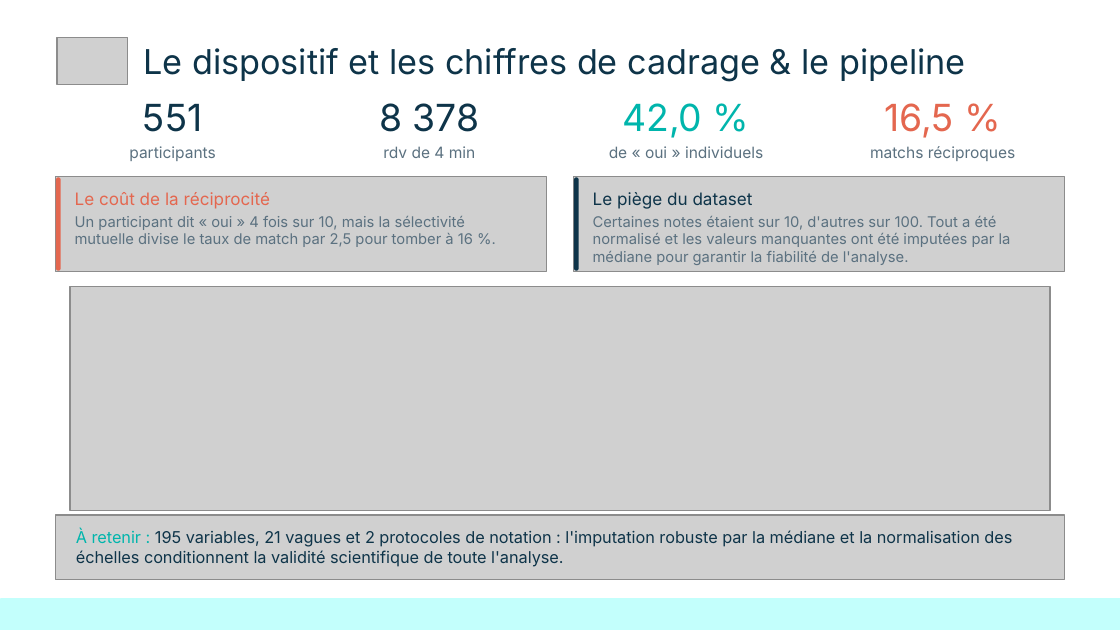
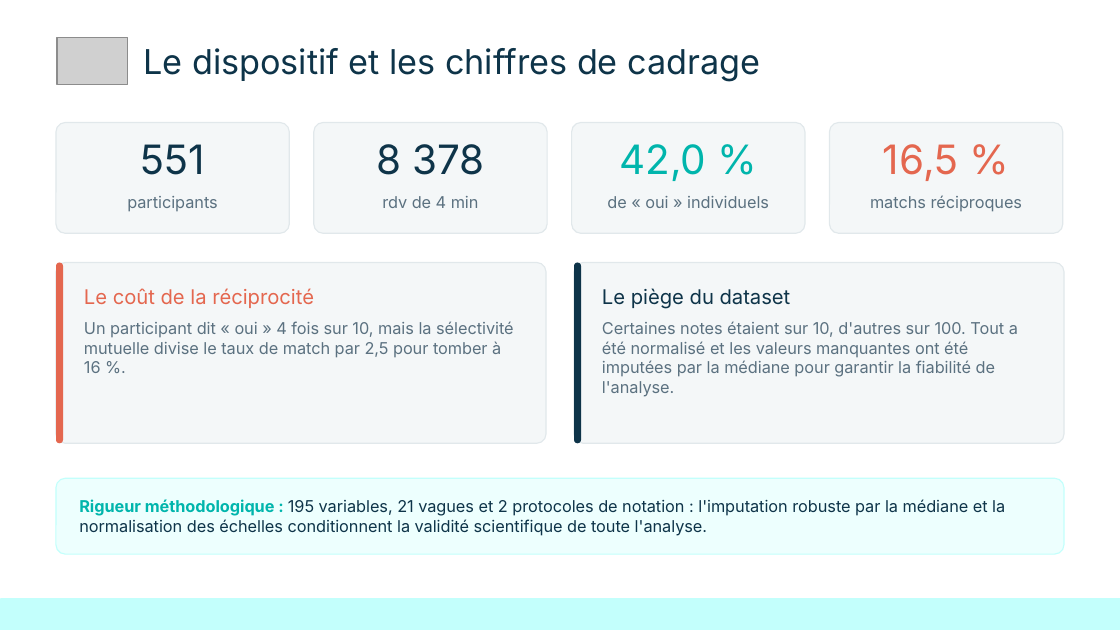
Before and after one commit to Elkristobal59/CERTIFICATION_CDSD, a slide deck: slide 2 of Bloc_2_Analyse_Exploratoire/Tinder/Tinder_presentation.pptx. Drawn at 1120x630 pixels with LibreOffice and Linux fonts; fonts in the diff are those of the drawing; grey boxes stand for pictures. Boxes give left, top, right and bottom in pixels: in the first picture for what was removed or moved away, otherwise in the second. Text is boxed around its words. In the diff, an @@ line names an element or a change of style, - is before the commit and + after.

```diff
--- a/Bloc_2_Analyse_Exploratoire/Tinder/Tinder_presentation.pptx
+++ b/Bloc_2_Analyse_Exploratoire/Tinder/Tinder_presentation.pptx
@@ text at (143,48,760,81): text changed @@
-Le dispositif et les chiffres de cadrage & le pipeline
+Le dispositif et les chiffres de cadrage
@@ rounded rectangle added at (56,122,289,233), fill #F4F7F8, outline #E1E8EB 0.75 pt @@
@@ rounded rectangle added at (314,122,547,233), fill #F4F7F8, outline #E1E8EB 0.75 pt @@
@@ 3 texts: place and size @@
-3 texts at (143,103,702,138)
+3 texts at (140,144,706,181)
@@ rounded rectangle added at (571,122,804,233), fill #F4F7F8, outline #E1E8EB 0.75 pt @@
@@ size 24.1 to 26 pt in 4 elements at (140,144,204,175), (376,144,484,175), (619,144,706,181), (883,144,958,181) @@
@@ text "16,5 %": place and size @@
-text "16,5 %" at (884,103,953,138)
+text "16,5 %" at (883,144,958,181)
@@ rounded rectangle added at (830,122,1063,233), fill #F4F7F8, outline #E1E8EB 0.75 pt @@
@@ picture removed at (55,177,547,271) @@
@@ rounded rectangle removed at (56,177,60,270) @@
@@ picture removed at (573,177,1065,271) @@
@@ text "participants": place and size @@
-text "participants" at (129,146,215,161)
+text "participants" at (127,196,217,212)
@@ text "rdv de 4 min": place and size @@
-text "rdv de 4 min" at (383,146,476,158)
+text "rdv de 4 min" at (382,196,479,208)
@@ text "de « oui » individuels": place and size @@
-text "de « oui » individuels" at (609,146,763,158)
+text "de « oui » individuels" at (607,196,769,208)
@@ size 10 to 10.5 pt in 4 elements at (127,196,217,212), (382,196,479,208), (607,196,769,208), (870,195,1023,212) @@
@@ text "matchs réciproques": place and size @@
-text "matchs réciproques" at (870,146,1015,161)
+text "matchs réciproques" at (870,195,1023,212)
@@ rounded rectangle: place and size @@
-rounded rectangle at (573,177,578,270)
+rounded rectangle at (56,262,63,442)
@@ rounded rectangle at (56,262,63,442): fill #0E3449 to #E4674F @@
@@ rounded rectangle added at (56,262,547,442), fill #F4F7F8, outline #E1E8EB 0.75 pt @@
@@ rounded rectangle added at (573,262,1064,442), fill #F4F7F8, outline #E1E8EB 0.75 pt @@
@@ rounded rectangle added at (573,262,580,442), fill #0E3449 @@
@@ picture removed at (69,287,1049,512) @@
@@ text "Le coût de la réciprocité": place and size @@
-text "Le coût de la réciprocité" at (75,192,270,209)
+text "Le coût de la réciprocité" at (84,288,314,308)
@@ text "Le coût de la réciprocité" at (84,288,314,308): size 11 to 13 pt @@
@@ text "Le piège du dataset" at (602,288,791,309): size 11 to 13 pt @@
@@ text "Le piège du dataset": place and size @@
-text "Le piège du dataset" at (593,192,753,209)
+text "Le piège du dataset" at (602,288,791,309)
@@ text "Un participant dit « oui ...": place and size @@
-text "Un participant dit « oui ..." at (75,216,473,247)
+text "Un participant dit « oui ..." at (84,321,514,373)
@@ text "Un participant dit « oui ..." at (84,321,514,373): size 9.5 to 10.5 pt @@
@@ text "Certaines notes étaient sur 10, ..." at (602,321,1018,397): size 9.5 to 10.5 pt @@
@@ text "Certaines notes étaient sur 10, ...": place and size @@
-text "Certaines notes étaient sur 10, ..." at (593,216,1011,265)
+text "Certaines notes étaient sur 10, ..." at (602,321,1018,397)
@@ rounded rectangle added at (56,478,1064,554), fill #EDFFFE, outline #C3FFFC 0.75 pt @@
@@ text at (79,499,1005,536): text changed @@
-À retenir : 195 variables, 21 vagues et 2 protocoles de notation : l'imputation robuste par la médiane et la normalisation des échelles conditionnent la validité scientifique de toute l'analyse.
+Rigueur méthodologique : 195 variables, 21 vagues et 2 protocoles de notation : l'imputation robuste par la médiane et la normalisation des échelles conditionnent la validité scientifique de toute l'analyse.
@@ picture removed at (55,515,1064,579) @@
```
Also in this commit, not shown: 25 other files.
